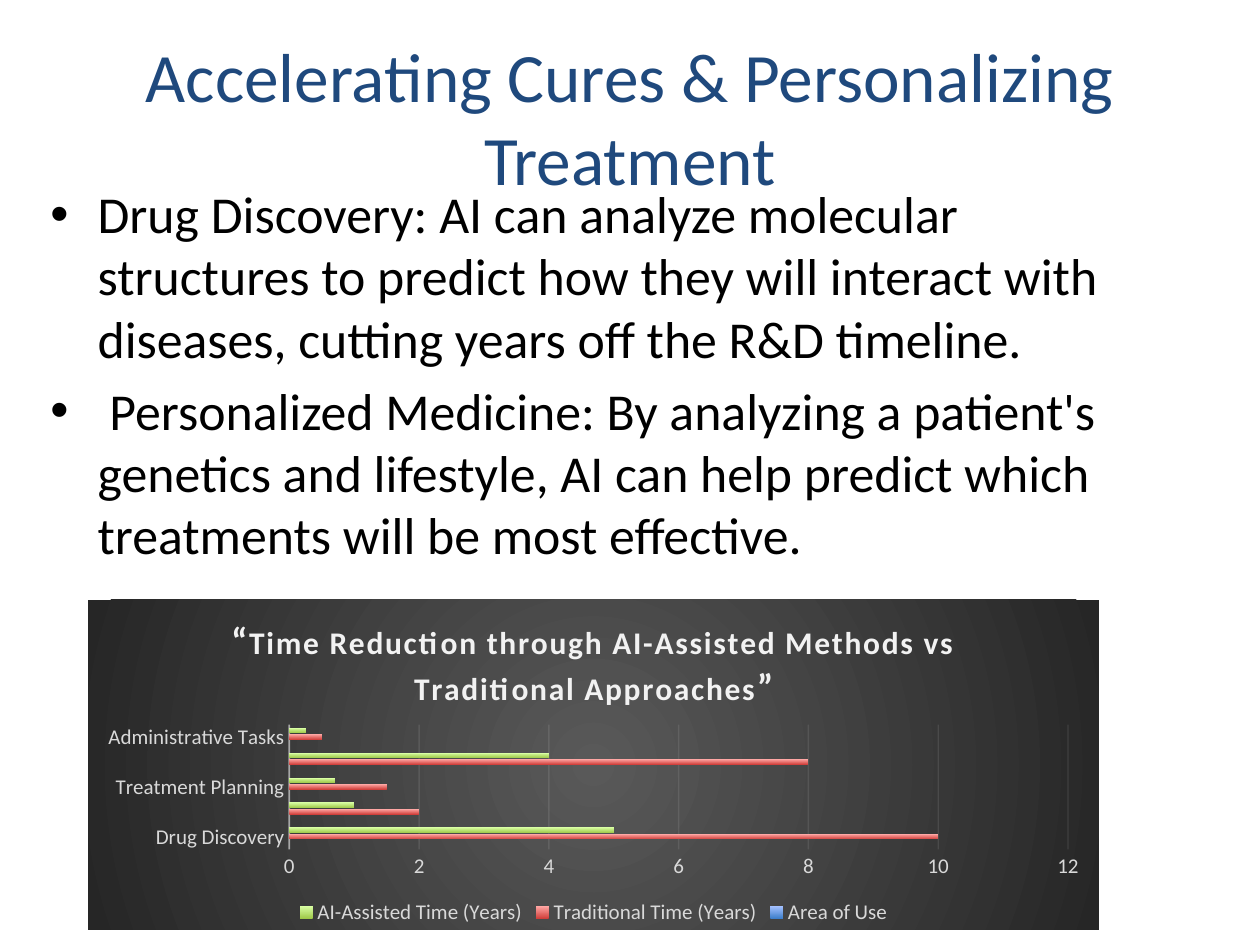
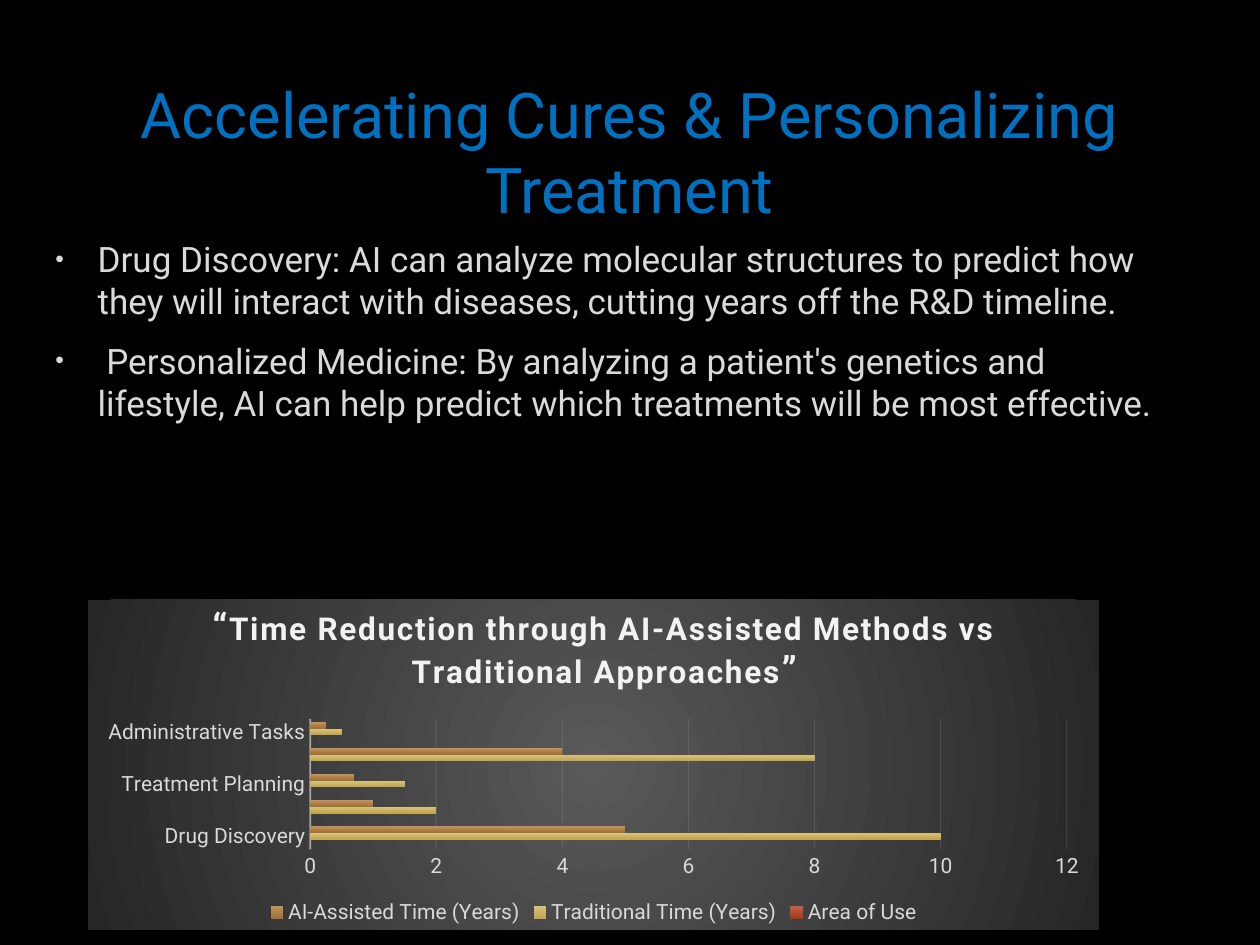
Before and after one commit to Yash-Raj3/ALL-STUFF, a slide deck: slide 5 of ICT Assignmenrt/Section-2/Question-4.pptx. Drawn at 1260x945 pixels with LibreOffice and Linux fonts; fonts in the diff are those of the drawing; background and template pictures are left out. Boxes give left, top, right and bottom in pixels: in the first picture for what was removed or moved away, otherwise in the second. Text is boxed around its words. In the diff, an @@ line names an element or a change of style, - is before the commit and + after.

```diff
--- a/ICT Assignmenrt/Section-2/Question-4.pptx
+++ b/ICT Assignmenrt/Section-2/Question-4.pptx
@@ background #FFFFFF to picture (left out) @@
@@ title "Accelerating Cures & Personalizing Treatment": place and size @@
-title "Accelerating Cures & Personalizing Treatment" at [146, 54, 1113, 203]
+title "Accelerating Cures & Personalizing Treatment" at [141, 90, 1118, 214]
@@ title "Accelerating Cures & Personalizing Treatment" at [141, 90, 1118, 214]: size 39.6 to 36 pt, font Calibri to Roboto, text colour #1F497D to #0070C0, letter outline none to #404040 0.75 pt @@
@@ text "Drug Discovery: AI can analyze ...": place and size @@
-text "Drug Discovery: AI can analyze ..." at [98, 197, 1097, 555]
+text "Drug Discovery: AI can analyze ..." at [98, 245, 1151, 424]
@@ text "Drug Discovery: AI can analyze ..." at [98, 245, 1151, 424]: size 29.6 to 20 pt, font Calibri to Roboto, text colour #000000 to #DADADA, letter outline none to #404040 0.75 pt; indent changed; more space between paragraphs @@
@@ bar chart at [88, 600, 1099, 930] @@
@@ colour of Area of Use gradient #3F80CE to #A4C4FF to gradient #C25F4A to #A23B17 @@
@@ colour of Traditional Time (Years) gradient #D1403C to #FFA6A5 to gradient #D8C27E to #C2A74D @@
@@ colour of AI-Assisted Time (Years) gradient #A0CA4A to #DAFFA5 to gradient #C1935D to #A17337 @@
@@ legend changed @@
@@ category axis changed @@
@@ value axis changed @@
@@ lettering changed @@
```
Also in this commit, not shown: 10 other slides changed.
